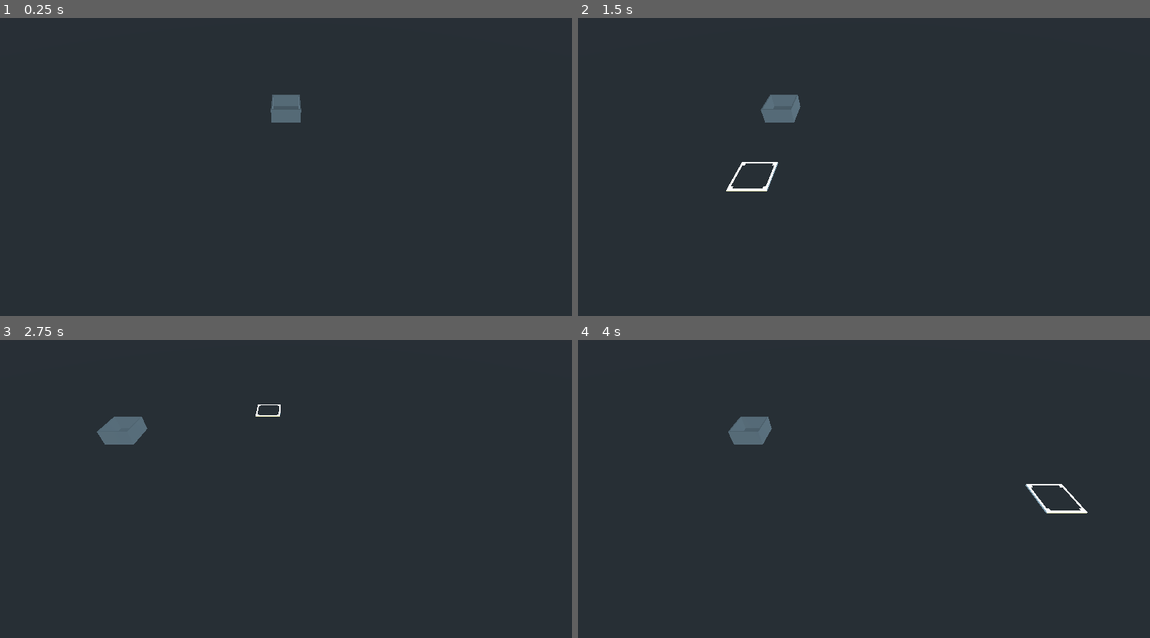
Above: before the commit, frames 1-4 (two rows, left to right).
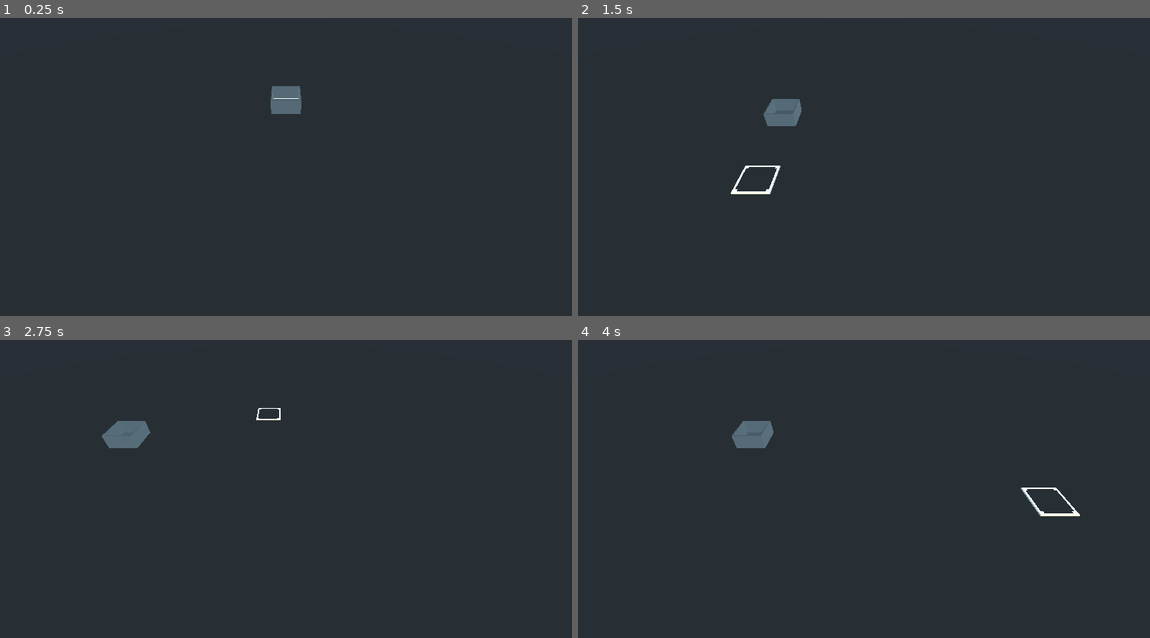
Above: after the commit, the same moments.

Repository: newnoiseworks/TowerStory
Game: Godot game, scene res://Scenes/building/building.tscn
Same seed, same stepped clock (60 frames per second), same inputs: the game is played once before the commit and once after it.
Inputs (mouse positions are in pixels of both pictures, inside the frame that each line leads up to):
- Up to frame 1 (0.25 s): no input
- Up to frame 2 (1.5 s): tap Enter at 0.5 s; move the mouse to (989, 140) at 0.52 s; press the mouse at (989, 140) at 0.53 s; hold D (move_right) 0.53-1.25 s; right-click (989, 140) at 0.8 s; release the mouse at (989, 140) at 1.25 s; drag from (749, 169) to (835, 220) at 1.27 s
- Up to frame 3 (2.75 s): tap Space at 2 s; move the mouse to (343, 405) at 2.02 s; press the mouse at (343, 405) at 2.03 s; hold D (move_right) from 2.03 s (still down); right-click (343, 405) at 2.3 s
- Up to frame 4 (4 s): release D (move_right) at 2.75 s; release the mouse at (921, 405) at 2.75 s; drag from (835, 542) to (692, 429) at 2.77 s; tap Enter at 3.5 s; move the mouse to (1035, 524) at 3.52 s; hold A (move_left) from 3.53 s (still down); hold Right mouse button (secondary_button) from 3.53 s (still down); tap Alt at 3.6 s; click (1035, 524) at 3.67 s

The runs differ from the first frame. In frame 1, 0.3% of the frame differs, in the area x 47-53%, y 22-36%; in frame 2, 0.6%; in frame 3, 0.4%; in frame 4, 0.6%, in the area x 26-90%, y 25-60%.

Commit message:
adds move up / down a floor action

Diff:
--- a/Scenes/building/building.gd
+++ b/Scenes/building/building.gd
@@ -2,17 +2,29 @@
 
 onready var current_floor = find_node("floor")
 onready var mouse_select: Spatial = find_node("mouse_select")
+onready var camera_gimbal: Spatial = find_node("camera_gimbal")
 
-var _input = Input
+var _inputter = Input
+
+var current_floor_idx = 1
 
 
 # Pass a mock input object for testing
 func _set_input(input):
-	_input = input
+	_inputter = input
 
 
 func _ready():
 	current_floor.draw_floor()
+
+
+func _unhandled_input(event):
+	if event.is_action_released("move_up"):
+		current_floor_idx += 1
+	elif event.is_action_released("move_down"):
+		current_floor_idx -= 1
+
+	camera_gimbal.change_floor(current_floor_idx)
 
 
 func _on_floor_input_event(_camera, event, position, _normal, _shape_idx):
@@ -32,9 +44,9 @@
 		var global_target = mouse_select.global_transform.origin
 		global_target.y = 0
 
-		if _input.is_action_pressed("main_button"):
+		if _inputter.is_action_pressed("main_button"):
 			current_floor.add_floor_piece_at(global_target)
-		elif _input.is_action_pressed("secondary_button"):
+		elif _inputter.is_action_pressed("secondary_button"):
 			current_floor.remove_floor_piece_at(global_target)
 
 
--- a/Scenes/building/building.tscn
+++ b/Scenes/building/building.tscn
@@ -12,6 +12,7 @@
 }
 
 [node name="camera_gimbal" parent="." instance=ExtResource( 2 )]
+transform = Transform( 1, 0, 0, 0, 1, 0, 0, 0, 1, 0, 4, 0 )
 
 [node name="floor" parent="." instance=ExtResource( 1 )]
 transform = Transform( 64, 0, 0, 0, 0.1, 0, 0, 0, 64, 0, 0, 0 )
--- a/Scenes/building/test_building.gd
+++ b/Scenes/building/test_building.gd
@@ -1,10 +1,7 @@
 extends GutTest
-
 
 class Test__on_floor_input_event:
 	extends GutTest
-	var test_building
-	var input
 
 	class MockInput:
 		var _pressed = []
@@ -17,6 +14,10 @@
 
 		func is_action_pressed(a):
 			return a in _pressed
+
+
+	var test_building
+	var input
 
 	func before_each():
 		var prototype_script = load("res://scenes/building/building.tscn")
@@ -70,8 +71,6 @@
 			null
 		)
 
-		input.release("main_button")
-
 		gut.simulate(test_building, 2, 2)
 
 		assert_eq(
@@ -79,3 +78,65 @@
 			Vector3(2, 0, 0),
 			"Moving and clicking the mouse adds a piece to the right area"
 		)
+
+
+class Test__unhandled_input:
+	extends GutTest
+
+	class MockInput:
+		var _pressed = []
+		var _released = []
+
+		func press(key):
+			_pressed.append(key)
+
+		func release(key):
+			_pressed.remove(key)
+			_released.append(key)
+
+		func is_action_pressed(a):
+			return a in _pressed
+
+		func is_action_released(a):
+			return a in _released
+
+	var test_building
+	var input
+
+
+	func before_each():
+		var prototype_script = load("res://scenes/building/building.tscn")
+		test_building = prototype_script.instance()
+		input = MockInput.new()
+		test_building._set_input(input)
+		add_child_autofree(test_building)
+
+
+	func test_moves_up_a_floor():
+		input.press("move_up")
+
+		test_building._unhandled_input(input)
+
+		gut.simulate(test_building, 2, 20)
+
+		var initial_camera_y = test_building.find_node("camera_gimbal").get_translation().y
+
+		assert_eq(
+			test_building.find_node("camera_gimbal").get_translation().y,
+			initial_camera_y,
+			"Camera doesn't move until move_up input is released"
+		)
+
+		input.release("move_up")
+
+		test_building._unhandled_input(input)
+
+		gut.simulate(test_building, 200, 20)
+
+		assert_gt(
+			test_building.find_node("camera_gimbal").get_translation().y,
+			initial_camera_y,
+			"Camera moves up upon input move_up release"
+		)
+
+		assert_eq(test_building.current_floor_idx, 2, "Current floor idx gets adjusted")
--- a/Scenes/camera_gimbal/camera_gimbal.gd
+++ b/Scenes/camera_gimbal/camera_gimbal.gd
@@ -2,42 +2,61 @@
 
 export(float) var camera_speed = 0.135
 export(float) var rotate_speed = 0.035
+export(float) var camera_floor_change_speed = 0.2
 
 const X_AXIS = Vector3(1, 0, 0)
 const Y_AXIS = Vector3(0, 1, 0)
 
-var _input = Input
+var inputter = Input
 
 onready var camera_transform = self.get_transform()
+onready var camera_y_diff_per_floor = 1
+onready var target_y: int = self.get_translation().y
+onready var y_offset: int = self.get_translation().y
 
 # Pass a mock input object for testing
-func _set_input(input):
-	_input = input
+func _setinputter(input):
+	inputter = input
+
+
+func change_floor(target_floor):
+	target_y = target_floor * camera_y_diff_per_floor + y_offset
 
 
 func _physics_process(_delta):
-	if (_input.is_action_pressed("move_forward")):
+	var ydiff = abs(abs(camera_transform.origin.y) - abs(target_y))
+
+	if (camera_transform.origin.y != target_y):
+		if (ydiff < 0.001):
+			camera_transform.origin.y = target_y
+		else:
+			if (camera_transform.origin.y < target_y):
+				camera_transform.origin += self.get_transform().basis.y * camera_floor_change_speed
+			else:
+				camera_transform.origin += -self.get_transform().basis.y * camera_floor_change_speed
+
+	if (inputter.is_action_pressed("move_forward")):
 		camera_transform.origin += -self.get_transform().basis.z * camera_speed
 
-	if (_input.is_action_pressed("move_backward")):
+	if (inputter.is_action_pressed("move_backward")):
 		camera_transform.origin += self.get_transform().basis.z * camera_speed
 
-	if (_input.is_action_pressed("move_left")):
+	if (inputter.is_action_pressed("move_left")):
 		camera_transform.origin += -self.get_transform().basis.x * camera_speed
 
-	if (_input.is_action_pressed("move_right")):
+	if (inputter.is_action_pressed("move_right")):
 		camera_transform.origin += self.get_transform().basis.x * camera_speed
 
-	if (_input.is_action_pressed("move_down")):
-		camera_transform.origin += -self.get_transform().basis.y * camera_speed
+	# if (inputter.is_action_pressed("move_down")):
+	# 	camera_transform.origin += -self.get_transform().basis.y * camera_speed
 
-	if (_input.is_action_pressed("move_up")):
-		camera_transform.origin += self.get_transform().basis.y * camera_speed
+	# if (inputter.is_action_pressed("move_up")):
+	# 	camera_transform.origin += self.get_transform().basis.y * camera_speed
 
-	if (_input.is_action_pressed("rotate_left")):
+	if (inputter.is_action_pressed("rotate_left")):
 		camera_transform = camera_transform * Transform(Quat(Y_AXIS, -rotate_speed))
 
-	if (_input.is_action_pressed("rotate_right")):
+	if (inputter.is_action_pressed("rotate_right")):
 		camera_transform = camera_transform * Transform(Quat(Y_AXIS, rotate_speed))
 
 	self.set_transform(camera_transform)
--- a/Scenes/camera_gimbal/test_camera_gimbal.gd
+++ b/Scenes/camera_gimbal/test_camera_gimbal.gd
@@ -2,9 +2,6 @@
 
 class Test__physics_process:
 	extends GutTest
-	var double_script
-	var _input
-
 
 	class MockInput:
 		var _pressed = []
@@ -17,6 +14,9 @@
 
 		func is_action_pressed(a):
 			return a in _pressed
+
+	var double_script
+	var _input
 
 
 	func before_each():
@@ -56,18 +56,18 @@
 		assert_gt(double_script.get_translation().x, init_position_x, "Can move right")
 
 
-	func test__move_down():
-		var init_position_y = double_script.get_translation().y
-		_input.press("move_down")
-		gut.simulate(double_script, 200, 1)
-		assert_lt(double_script.get_translation().y, init_position_y, "Can move down")
+	# func test__move_down():
+	# 	var init_position_y = double_script.get_translation().y
+	# 	_input.press("move_down")
+	# 	gut.simulate(double_script, 200, 1)
+	# 	assert_lt(double_script.get_translation().y, init_position_y, "Can move down")
 
 
-	func test__move_up():
-		var init_position_y = double_script.get_translation().y
-		_input.press("move_up")
-		gut.simulate(double_script, 200, 1)
-		assert_gt(double_script.get_translation().y, init_position_y, "Can move up")
+	# func test__move_up():
+	# 	var init_position_y = double_script.get_translation().y
+	# 	_input.press("move_up")
+	# 	gut.simulate(double_script, 200, 1)
+	# 	assert_gt(double_script.get_translation().y, init_position_y, "Can move up")
 
 
 	func test__rotate_left():
